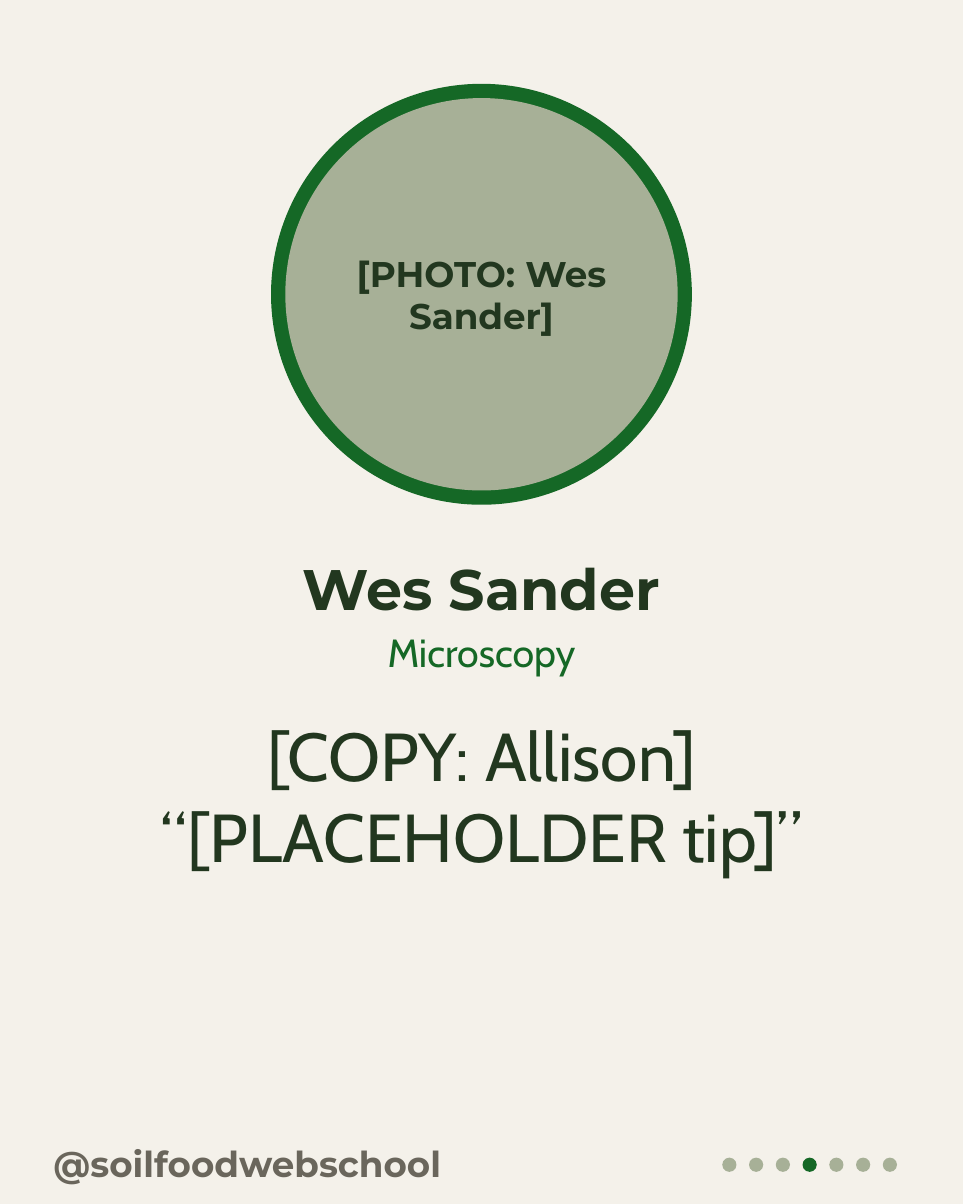
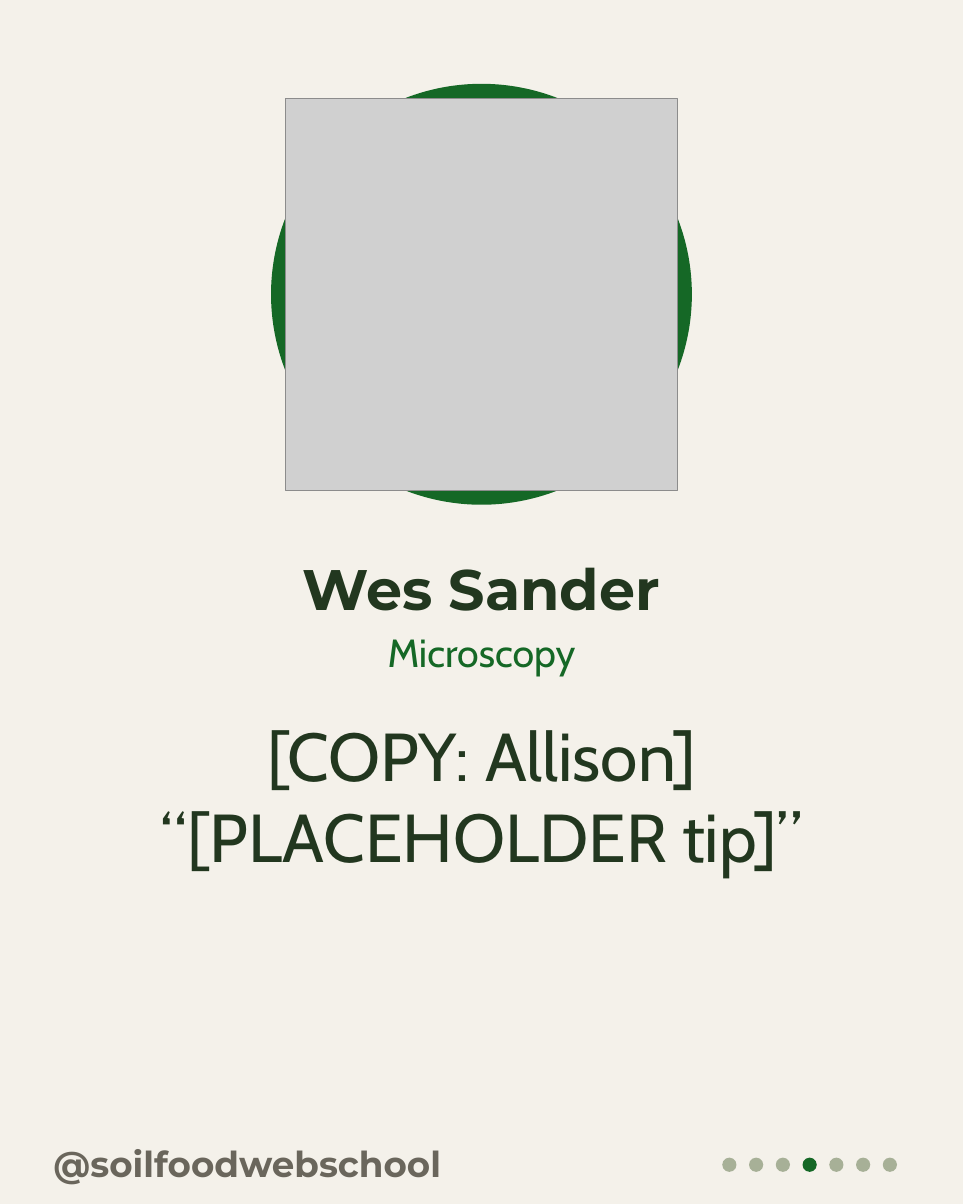
Before and after one commit to linneamoritznyc/SFW-SocialMedia, a slide deck: slide 4 of templates/carousels/posts/05-10-2026-mon-teachers-day-five-mentors.pptx. Drawn at 963x1204 pixels with LibreOffice and Linux fonts; fonts in the diff are those of the drawing; grey boxes stand for pictures. Boxes give left, top, right and bottom in pixels: in the first picture for what was removed or moved away, otherwise in the second. Text is boxed around its words. In the diff, an @@ line names an element or a change of style, - is before the commit and + after.

```diff
--- a/templates/carousels/posts/05-10-2026-mon-teachers-day-five-mentors.pptx
+++ b/templates/carousels/posts/05-10-2026-mon-teachers-day-five-mentors.pptx
@@ ellipse removed at (x1=285, y1=98, x2=677, y2=490) @@
@@ picture added at (x1=285, y1=98, x2=677, y2=490) @@
@@ text removed at (x1=357, y1=260, x2=606, y2=336) @@
-[PHOTO: Wes Sander]
```
Also in this commit, not shown: 3 other slides changed, 43 other files.
